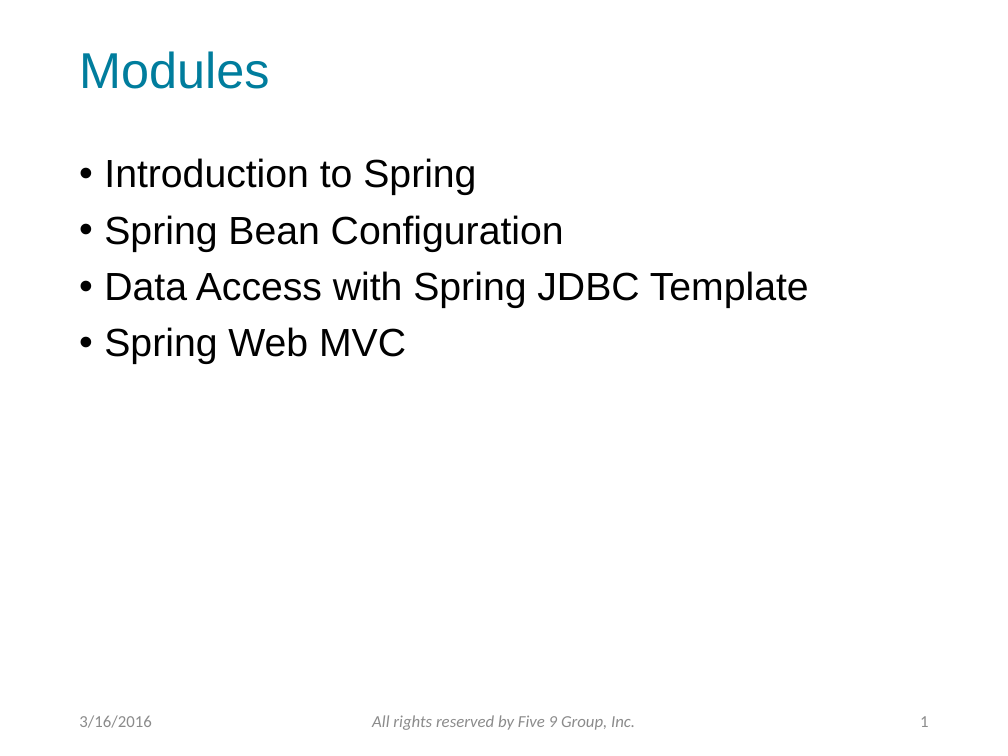
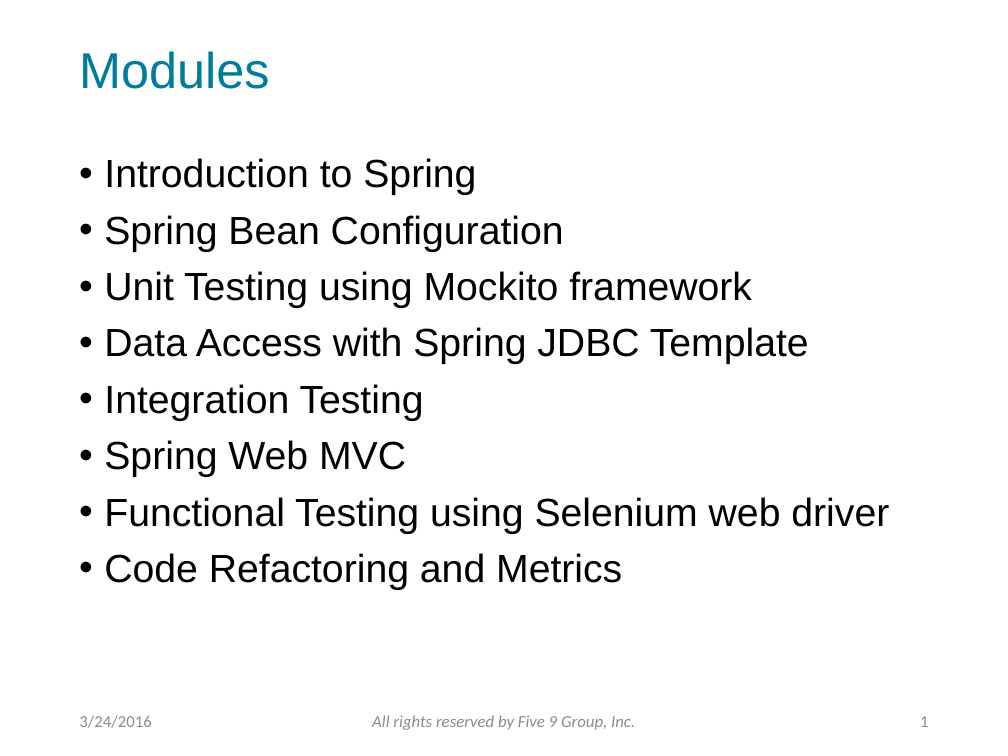
Before and after one commit to f9group/Training, a slide deck: slide 2 of PowerPoints/SpringFramework.pptx. Drawn at 1008x756 pixels with LibreOffice and Linux fonts; fonts in the diff are those of the drawing; background and template pictures are left out. Boxes give left, top, right and bottom in pixels: in the first picture for what was removed or moved away, otherwise in the second. Text is boxed around its words. In the diff, an @@ line names an element or a change of style, - is before the commit and + after.

```diff
--- a/PowerPoints/SpringFramework.pptx
+++ b/PowerPoints/SpringFramework.pptx
@@ text at (104, 271, 752, 308): paragraph added @@
+• Unit Testing using Mockito framework
@@ text at (104, 384, 424, 421): paragraph added @@
+• Integration Testing
@@ text at (104, 497, 889, 590): paragraphs added @@
+• Functional Testing using Selenium web driver
+• Code Refactoring and Metrics
@@ text at (79, 715, 151, 728): text changed @@
-3/16/2016
+3/24/2016
```
Also in this commit, not shown: 40 other slides changed, 26 slides added, 1 other file.
